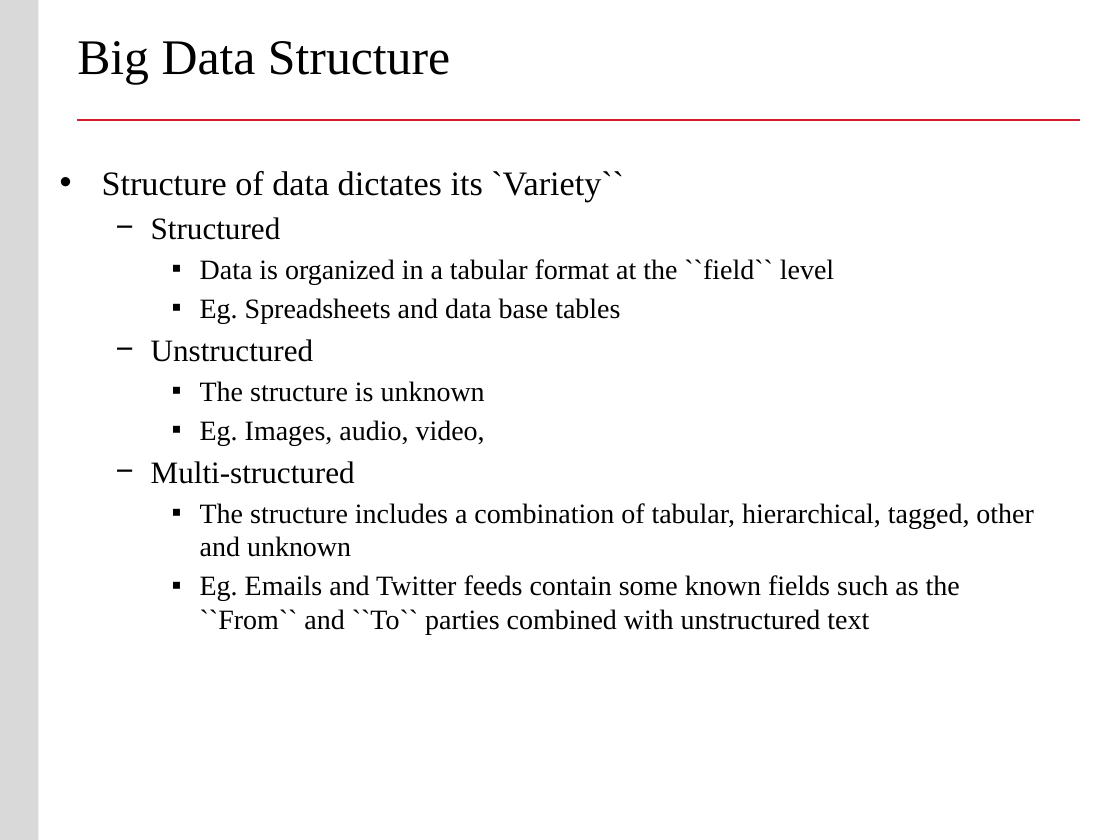
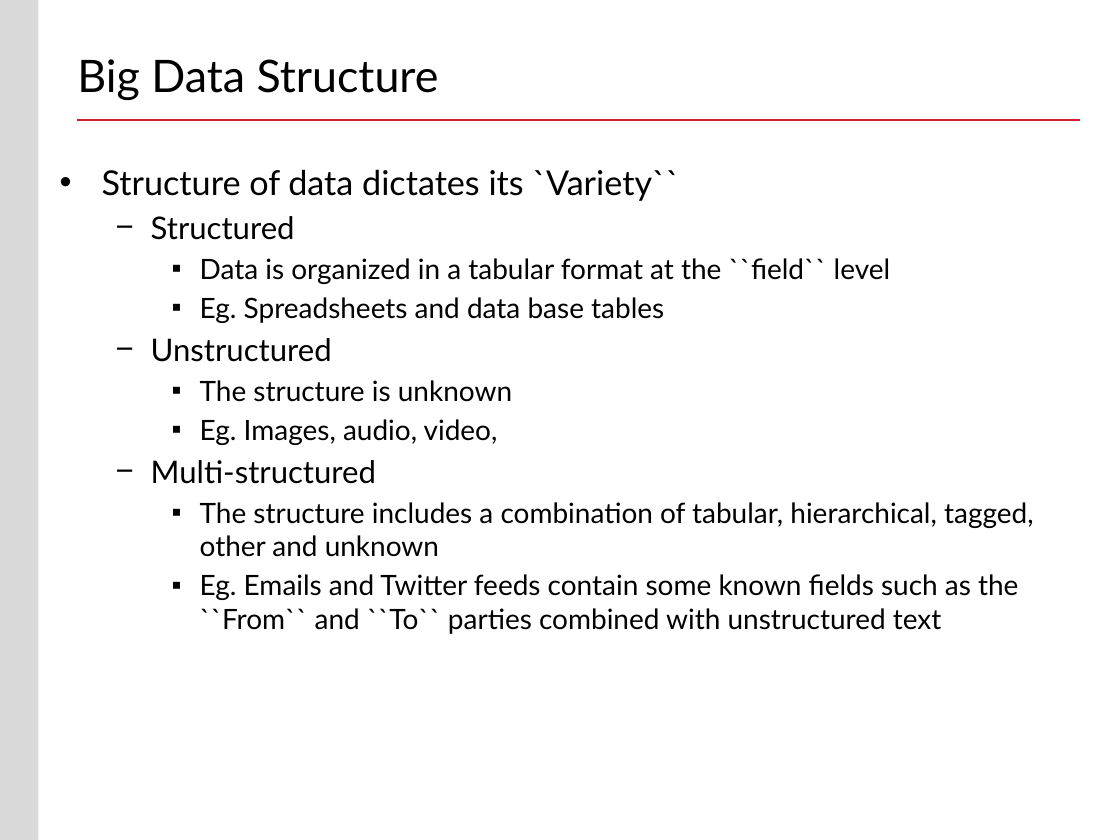
Before and after one commit to buyuhuang/csda1000_FT, a slide deck: slide 11 of day1/1. Lecture/day_1_intro_to_data_analytics_lecture.pptx. Drawn at 1120x840 pixels with LibreOffice and Linux fonts; fonts in the diff are those of the drawing; background and template pictures are left out. Boxes give left, top, right and bottom in pixels: in the first picture for what was removed or moved away, otherwise in the second. Text is boxed around its words. In the diff, an @@ line names an element or a change of style, - is before the commit and + after.

```diff
--- a/day1/1. Lecture/day_1_intro_to_data_analytics_lecture.pptx
+++ b/day1/1. Lecture/day_1_intro_to_data_analytics_lecture.pptx
@@ title "Big Data Structure" moved from (x1=77, y1=41, x2=450, y2=84) to (x1=77, y1=59, x2=439, y2=101) @@
@@ title "Big Data Structure" at (x1=77, y1=59, x2=439, y2=101): size 32 to 28.8 pt, font Times New Roman to Lato @@
@@ text "Structure of data dictates its ..." at (x1=102, y1=169, x2=1034, y2=634): font Times New Roman to Lato @@
```
Also in this commit, not shown: 28 other slides changed, 1 slide added, 3 slides removed, 3 other files.
